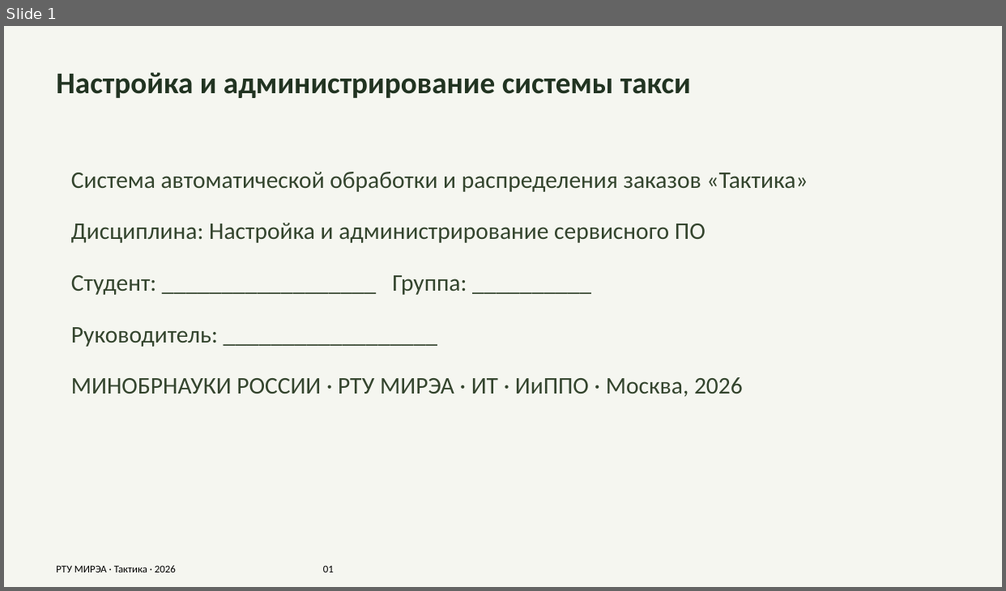
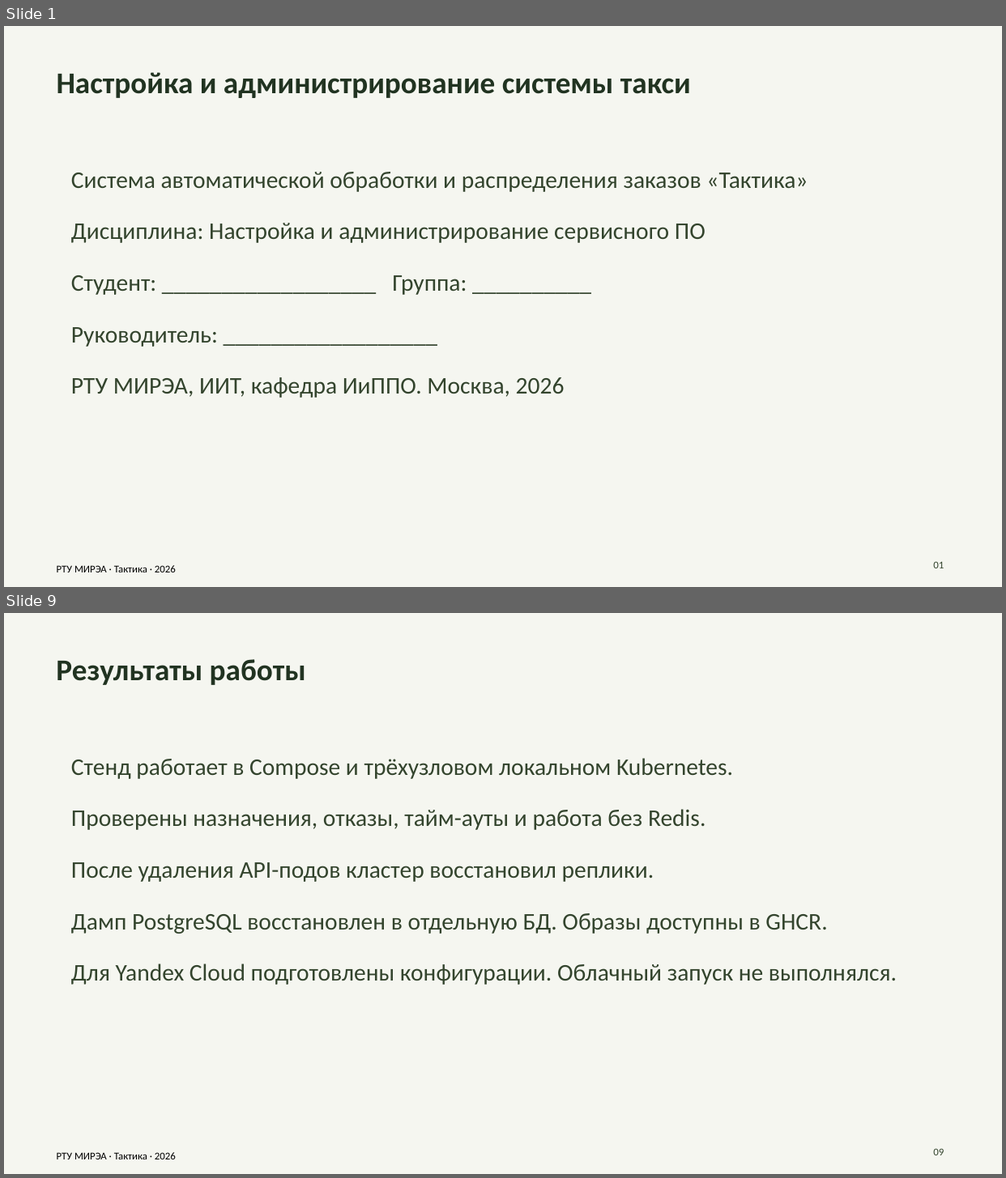
Before and after one commit to Alexey-UI/taxi-dispatch-coursework, a slide deck: report/output/Презентация_Тактика.pptx. Shown one above the other, each under a label of ours: slide 1 before the commit, slides 1 and 9 after it; the slides between them are not shown. The pictures are 1006x591 and 1006x1178 pixels, drawn with LibreOffice and Linux fonts; fonts in the diff are those of the drawing. Boxes give left, top, right and bottom in pixels: in the first picture for what was removed or moved away, otherwise in the second. Text is boxed around its words. In the diff, an @@ line names an element or a change of style, - is before the commit and + after.

```diff
--- a/report/output/Презентация_Тактика.pptx
+++ b/report/output/Презентация_Тактика.pptx
@@ slide 9 added at [4, 613, 1002, 1174], background #F5F6F0 @@
@@ text added at [56, 659, 306, 685], 29 pt, text #213321, bold @@
+Результаты работы
@@ text added at [71, 758, 897, 985], 23 pt, text #33442D @@
+Стенд работает в Compose и трёхузловом локальном Kubernetes.
+Проверены назначения, отказы, тайм-ауты и работа без Redis.
+После удаления API-подов кластер восстановил реплики.
+Дамп PostgreSQL восстановлен в отдельную БД. Образы доступны в GHCR.
+Для Yandex Cloud подготовлены конфигурации. Облачный запуск не выполнялся.
@@ text added at [57, 1152, 176, 1160], 10 pt, text #000000 @@
+РТУ МИРЭА · Тактика · 2026
@@ text added at [933, 1148, 944, 1156], 10 pt, text #33442D @@
+09
@@ slide 1 changed as well @@
@@ text at [71, 378, 565, 398]: text changed @@
-МИНОБРНАУКИ РОССИИ · РТУ МИРЭА · ИТ · ИиППО · Москва, 2026
+РТУ МИРЭА, ИИТ, кафедра ИиППО. Москва, 2026
@@ text at [57, 565, 176, 573]: text changed @@
-РТУ МИРЭА · Тактика · 2026 01
+РТУ МИРЭА · Тактика · 2026
@@ text added at [933, 561, 944, 569], 10 pt, text #33442D @@
+01
```
Also in this commit, not shown: 1 other slide changed, 6 other slides added, 7 slides removed, 5 other files.
